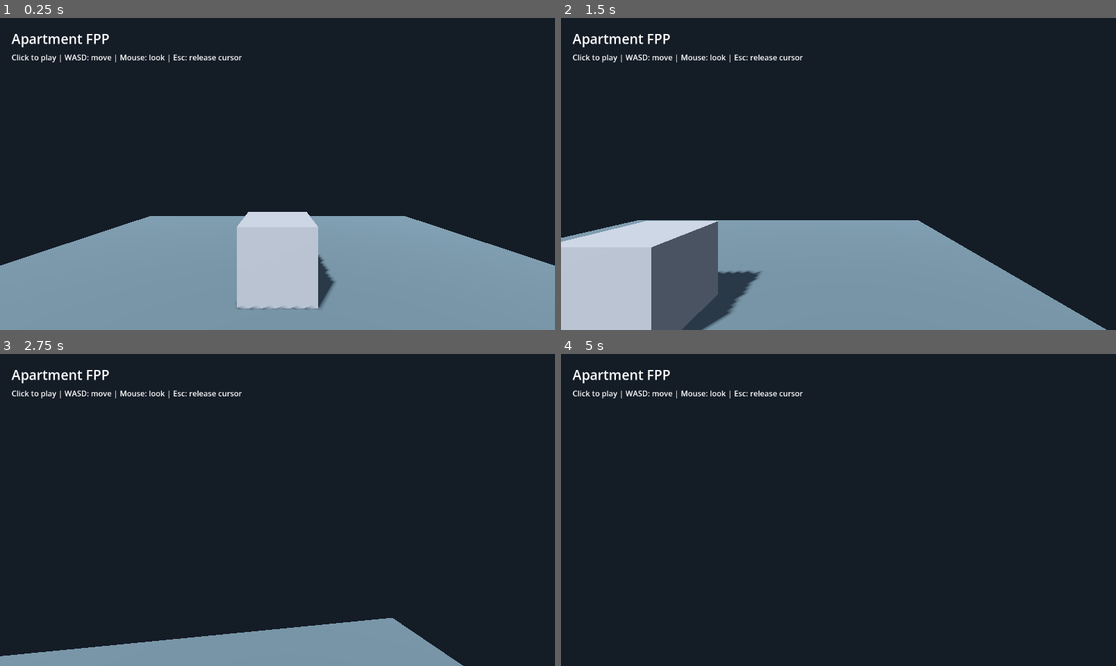
Above: before the commit, frames 1-4 (two rows, left to right).
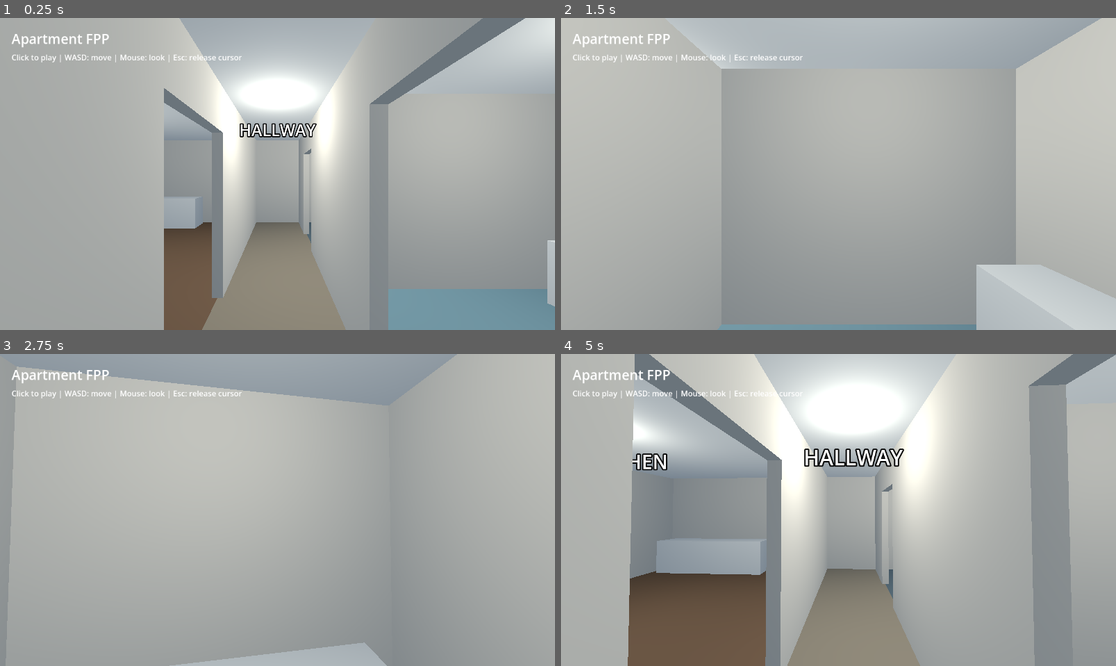
Above: after the commit, the same moments.

Repository: lwg1103/the-game-poc
Game: Godot game, scene res://scenes/main.tscn
Two runs of this game, one before a commit and one after it. Both use one fixed random seed, a clock stepped at 60 frames per second and the inputs below.
Inputs (mouse positions are in pixels of both pictures, inside the frame that each line leads up to):
- Up to frame 1 (0.25 s): no input
- Up to frame 2 (1.5 s): tap Enter at 0.5, 1.25 s; move the mouse to (960, 158) at 0.52 s; hold D (move_right) 0.53-1.28 s; click (960, 158) at 0.67 s; move the mouse to (810, 174) at 1.27 s; hold W (move_forward) from 1.28 s (still down)
- Up to frame 3 (2.75 s): keep holding W (move_forward); tap Enter at 2 s; move the mouse to (288, 503) at 2.02 s
- Up to frame 4 (5 s): keep holding W (move_forward); tap Enter at 2.75, 3.5, 4.25 s; move the mouse to (832, 516) at 2.77 s; click (832, 516) at 2.92 s; move the mouse to (877, 513) at 3.52 s; move the mouse to (794, 506) at 4.27 s

The runs differ from the first frame. In frame 1, 93% of the frame differs, in the area x 0-100%, y 0-100%; in frame 2, 92%; in frame 3, 98%; in frame 4, 100%.

Commit message:
Add apartment blockout with four room zones (T07)

Diff:
--- /dev/null
+++ b/scenes/apartment.tscn
@@ -0,0 +1,290 @@
+[gd_scene load_steps=33 format=3]
+
+[sub_resource type="StandardMaterial3D" id="wall"]
+albedo_color = Color(0.76, 0.74, 0.68, 1)
+roughness = 0.9
+
+[sub_resource type="StandardMaterial3D" id="living"]
+albedo_color = Color(0.42, 0.32, 0.23, 1)
+roughness = 0.9
+
+[sub_resource type="StandardMaterial3D" id="bed"]
+albedo_color = Color(0.33, 0.4, 0.42, 1)
+roughness = 0.9
+
+[sub_resource type="StandardMaterial3D" id="bath"]
+albedo_color = Color(0.42, 0.55, 0.57, 1)
+roughness = 0.9
+
+[sub_resource type="StandardMaterial3D" id="hall"]
+albedo_color = Color(0.53, 0.49, 0.41, 1)
+roughness = 0.9
+
+[sub_resource type="StandardMaterial3D" id="furniture"]
+albedo_color = Color(0.28, 0.34, 0.37, 1)
+roughness = 0.9
+
+[sub_resource type="StandardMaterial3D" id="white"]
+albedo_color = Color(0.82, 0.82, 0.78, 1)
+roughness = 0.9
+
+[sub_resource type="BoxMesh" id="box1"]
+material = SubResource("living")
+size = Vector3(5, 0.2, 8)
+
+[sub_resource type="BoxMesh" id="box2"]
+material = SubResource("hall")
+size = Vector3(1.6, 0.2, 8)
+
+[sub_resource type="BoxMesh" id="box3"]
+material = SubResource("bed")
+size = Vector3(3.4, 0.2, 4)
+
+[sub_resource type="BoxMesh" id="box4"]
+material = SubResource("bath")
+size = Vector3(3.4, 0.2, 4)
+
+[sub_resource type="BoxMesh" id="box5"]
+material = SubResource("wall")
+size = Vector3(10.2, 2.8, 0.2)
+
+[sub_resource type="BoxMesh" id="box6"]
+material = SubResource("wall")
+size = Vector3(10.2, 2.8, 0.2)
+
+[sub_resource type="BoxMesh" id="box7"]
+material = SubResource("wall")
+size = Vector3(0.2, 2.8, 8)
+
+[sub_resource type="BoxMesh" id="box8"]
+material = SubResource("wall")
+size = Vector3(0.2, 2.8, 8)
+
+[sub_resource type="BoxMesh" id="box9"]
+material = SubResource("wall")
+size = Vector3(3.4, 2.8, 0.15)
+
+[sub_resource type="BoxMesh" id="box10"]
+material = SubResource("wall")
+size = Vector3(0.15, 2.8, 4.3)
+
+[sub_resource type="BoxMesh" id="box11"]
+material = SubResource("wall")
+size = Vector3(0.15, 2.8, 2.3)
+
+[sub_resource type="BoxMesh" id="box12"]
+material = SubResource("wall")
+size = Vector3(0.15, 2.8, 1.4)
+
+[sub_resource type="BoxMesh" id="box13"]
+material = SubResource("wall")
+size = Vector3(0.15, 2.8, 2.8)
+
+[sub_resource type="BoxMesh" id="box14"]
+material = SubResource("wall")
+size = Vector3(0.15, 2.8, 1.4)
+
+[sub_resource type="BoxMesh" id="box15"]
+material = SubResource("wall")
+size = Vector3(0.15, 0.6, 1.4)
+
+[sub_resource type="BoxMesh" id="box16"]
+material = SubResource("wall")
+size = Vector3(0.15, 0.6, 1.2)
+
+[sub_resource type="BoxMesh" id="box17"]
+material = SubResource("wall")
+size = Vector3(0.15, 0.6, 1.2)
+
+[sub_resource type="BoxMesh" id="box18"]
+material = SubResource("white")
+size = Vector3(10, 0.2, 8)
+
+[sub_resource type="BoxMesh" id="box19"]
+material = SubResource("white")
+size = Vector3(3, 0.9, 0.65)
+
+[sub_resource type="BoxMesh" id="box20"]
+material = SubResource("furniture")
+size = Vector3(1, 0.8, 2.4)
+
+[sub_resource type="BoxMesh" id="box21"]
+material = SubResource("white")
+size = Vector3(0.8, 0.6, 1.2)
+
+[sub_resource type="BoxMesh" id="box22"]
+material = SubResource("white")
+size = Vector3(1.6, 0.6, 2)
+
+[sub_resource type="BoxMesh" id="box23"]
+material = SubResource("white")
+size = Vector3(1.1, 0.16, 1.1)
+
+[sub_resource type="BoxMesh" id="box24"]
+material = SubResource("white")
+size = Vector3(0.6, 0.8, 1.2)
+
+[sub_resource type="BoxShape3D" id="floor_shape"]
+size = Vector3(10, 0.2, 8)
+
+[node name="Apartment" type="Node3D"]
+
+[node name="LivingKitchen" type="Node3D" parent="."]
+
+[node name="Bedroom" type="Node3D" parent="."]
+
+[node name="Bathroom" type="Node3D" parent="."]
+
+[node name="Hallway" type="Node3D" parent="."]
+
+[node name="Walls" type="Node3D" parent="."]
+
+[node name="Floor" type="MeshInstance3D" parent="LivingKitchen"]
+position = Vector3(-2.5, -0.1, 0)
+mesh = SubResource("box1")
+
+[node name="Floor" type="MeshInstance3D" parent="Hallway"]
+position = Vector3(0.8, -0.1, 0)
+mesh = SubResource("box2")
+
+[node name="Floor" type="MeshInstance3D" parent="Bedroom"]
+position = Vector3(3.3, -0.1, -2)
+mesh = SubResource("box3")
+
+[node name="Floor" type="MeshInstance3D" parent="Bathroom"]
+position = Vector3(3.3, -0.1, 2)
+mesh = SubResource("box4")
+
+[node name="North" type="MeshInstance3D" parent="Walls"]
+position = Vector3(0, 1.4, -4)
+mesh = SubResource("box5")
+
+[node name="South" type="MeshInstance3D" parent="Walls"]
+position = Vector3(0, 1.4, 4)
+mesh = SubResource("box6")
+
+[node name="West" type="MeshInstance3D" parent="Walls"]
+position = Vector3(-5, 1.4, 0)
+mesh = SubResource("box7")
+
+[node name="East" type="MeshInstance3D" parent="Walls"]
+position = Vector3(5, 1.4, 0)
+mesh = SubResource("box8")
+
+[node name="RoomDivider" type="MeshInstance3D" parent="Walls"]
+position = Vector3(3.3, 1.4, 0)
+mesh = SubResource("box9")
+
+[node name="Living0" type="MeshInstance3D" parent="Walls"]
+position = Vector3(0, 1.4, -1.85)
+mesh = SubResource("box10")
+
+[node name="Living1" type="MeshInstance3D" parent="Walls"]
+position = Vector3(0, 1.4, 2.85)
+mesh = SubResource("box11")
+
+[node name="Rooms0" type="MeshInstance3D" parent="Walls"]
+position = Vector3(1.6, 1.4, -3.3)
+mesh = SubResource("box12")
+
+[node name="Rooms1" type="MeshInstance3D" parent="Walls"]
+position = Vector3(1.6, 1.4, 0)
+mesh = SubResource("box13")
+
+[node name="Rooms2" type="MeshInstance3D" parent="Walls"]
+position = Vector3(1.6, 1.4, 3.3)
+mesh = SubResource("box14")
+
+[node name="LivingLintel" type="MeshInstance3D" parent="Walls"]
+position = Vector3(0, 2.5, 1)
+mesh = SubResource("box15")
+
+[node name="BedroomLintel" type="MeshInstance3D" parent="Walls"]
+position = Vector3(1.6, 2.5, -2)
+mesh = SubResource("box16")
+
+[node name="BathroomLintel" type="MeshInstance3D" parent="Walls"]
+position = Vector3(1.6, 2.5, 2)
+mesh = SubResource("box17")
+
+[node name="Ceiling" type="MeshInstance3D" parent="Walls"]
+position = Vector3(0, 2.9, 0)
+mesh = SubResource("box18")
+
+[node name="KitchenCounter" type="MeshInstance3D" parent="LivingKitchen"]
+position = Vector3(-3.2, 0.45, -3.5)
+mesh = SubResource("box19")
+
+[node name="Sofa" type="MeshInstance3D" parent="LivingKitchen"]
+position = Vector3(-4.2, 0.4, 1)
+mesh = SubResource("box20")
+
+[node name="Table" type="MeshInstance3D" parent="LivingKitchen"]
+position = Vector3(-2.7, 0.3, 1)
+mesh = SubResource("box21")
+
+[node name="Bed" type="MeshInstance3D" parent="Bedroom"]
+position = Vector3(3.6, 0.3, -2.6)
+mesh = SubResource("box22")
+
+[node name="Shower" type="MeshInstance3D" parent="Bathroom"]
+position = Vector3(4.3, 0.08, 3)
+mesh = SubResource("box23")
+
+[node name="Vanity" type="MeshInstance3D" parent="Bathroom"]
+position = Vector3(4.55, 0.4, 1)
+mesh = SubResource("box24")
+
+[node name="FloorBody" type="StaticBody3D" parent="."]
+position = Vector3(0, -0.1, 0)
+
+[node name="CollisionShape3D" type="CollisionShape3D" parent="FloorBody"]
+shape = SubResource("floor_shape")
+
+[node name="RoomLabel" type="Label3D" parent="LivingKitchen"]
+position = Vector3(-2.5, 2.3, 0)
+billboard = 1
+font_size = 48
+pixel_size = 0.005
+text = "LIVING + KITCHEN"
+
+[node name="PreviewLight" type="OmniLight3D" parent="LivingKitchen"]
+position = Vector3(-2.5, 2.45, 0)
+light_energy = 1.2
+omni_range = 6.0
+
+[node name="RoomLabel" type="Label3D" parent="Bedroom"]
+position = Vector3(3.3, 2.3, -2)
+billboard = 1
+font_size = 48
+pixel_size = 0.005
+text = "BEDROOM"
+
+[node name="PreviewLight" type="OmniLight3D" parent="Bedroom"]
+position = Vector3(3.3, 2.45, -2)
+light_energy = 1.2
+omni_range = 6.0
+
+[node name="RoomLabel" type="Label3D" parent="Bathroom"]
+position = Vector3(3.3, 2.3, 2)
+billboard = 1
+font_size = 48
+pixel_size = 0.005
+text = "BATHROOM"
+
+[node name="PreviewLight" type="OmniLight3D" parent="Bathroom"]
+position = Vector3(3.3, 2.45, 2)
+light_energy = 1.2
+omni_range = 6.0
+
+[node name="RoomLabel" type="Label3D" parent="Hallway"]
+position = Vector3(0.8, 2.3, 0)
+billboard = 1
+font_size = 48
+pixel_size = 0.005
+text = "HALLWAY"
+
+[node name="PreviewLight" type="OmniLight3D" parent="Hallway"]
+position = Vector3(0.8, 2.45, 0)
+light_energy = 1.2
+omni_range = 6.0
--- a/scenes/main.tscn
+++ b/scenes/main.tscn
@@ -1,10 +1,9 @@
-[gd_scene load_steps=8 format=3]
+[gd_scene load_steps=5 format=3]
 
 [ext_resource type="PackedScene" path="res://ui/startup_overlay.tscn" id="1_overlay"]
 [ext_resource type="PackedScene" path="res://scenes/player.tscn" id="2_player"]
 
-[sub_resource type="BoxShape3D" id="Shape_floor"]
-size = Vector3(10, 0.2, 10)
+[ext_resource type="PackedScene" path="res://scenes/apartment.tscn" id="3_apartment"]
 
 [sub_resource type="Environment" id="Environment_main"]
 background_mode = 1
@@ -13,42 +12,18 @@
 ambient_light_color = Color(0.7, 0.78, 0.9, 1)
 ambient_light_energy = 0.6
 
-[sub_resource type="StandardMaterial3D" id="Material_floor"]
-albedo_color = Color(0.32, 0.38, 0.4, 1)
-roughness = 0.85
-
-[sub_resource type="PlaneMesh" id="Mesh_floor"]
-material = SubResource("Material_floor")
-size = Vector2(10, 10)
-
-[sub_resource type="BoxMesh" id="Mesh_marker"]
-size = Vector3(1, 1, 1)
-
 [node name="Main" type="Node3D"]
 
 [node name="WorldEnvironment" type="WorldEnvironment" parent="."]
 environment = SubResource("Environment_main")
 
-[node name="StartupPreview" type="Node3D" parent="."]
-
-[node name="Floor" type="MeshInstance3D" parent="StartupPreview"]
-mesh = SubResource("Mesh_floor")
-
-[node name="FloorBody" type="StaticBody3D" parent="StartupPreview"]
-
-[node name="CollisionShape3D" type="CollisionShape3D" parent="StartupPreview/FloorBody"]
-position = Vector3(0, -0.1, 0)
-shape = SubResource("Shape_floor")
-
-[node name="ScaleMarker" type="MeshInstance3D" parent="StartupPreview"]
-position = Vector3(0, 0.5, 0)
-mesh = SubResource("Mesh_marker")
+[node name="Apartment" parent="." instance=ExtResource("3_apartment")]
 
 [node name="Sun" type="DirectionalLight3D" parent="."]
 rotation_degrees = Vector3(-50, -30, 0)
 shadow_enabled = true
 
 [node name="Player" parent="." instance=ExtResource("2_player")]
-position = Vector3(0, 0.05, 3)
+position = Vector3(0.8, 0.05, 3)
 
 [node name="StartupOverlay" parent="." instance=ExtResource("1_overlay")]
--- /dev/null
+++ b/tests/apartment_test.gd
@@ -0,0 +1,18 @@
+extends SceneTree
+
+
+func _initialize() -> void:
+	var world := (load("res://scenes/main.tscn") as PackedScene).instantiate()
+	root.add_child(world)
+	var apartment := world.get_node_or_null("Apartment")
+	if apartment == null:
+		push_error("The main scene must contain the apartment blockout.")
+		quit(1)
+		return
+	for room: String in ["LivingKitchen", "Bedroom", "Bathroom", "Hallway"]:
+		if apartment.get_node_or_null(room) == null:
+			push_error("Missing room: " + room)
+			quit(1)
+			return
+	print("PASS: Apartment blockout contains all four room zones.")
+	quit(0)
Not shown, added: tests/apartment_test.gd.uid
Not shown, added: docs/APARTMENT.md
Not shown, changed: docs/BACKLOG.md
